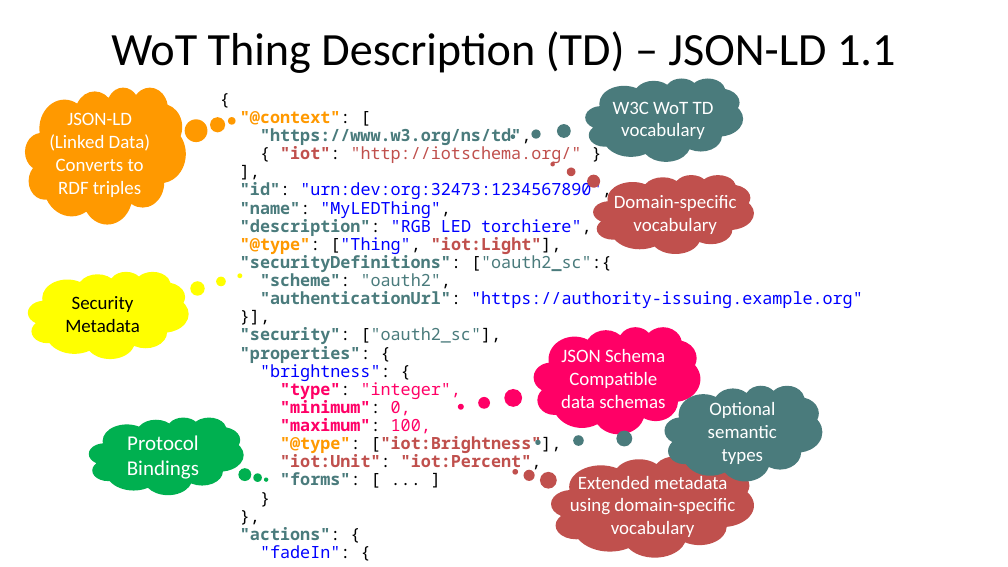
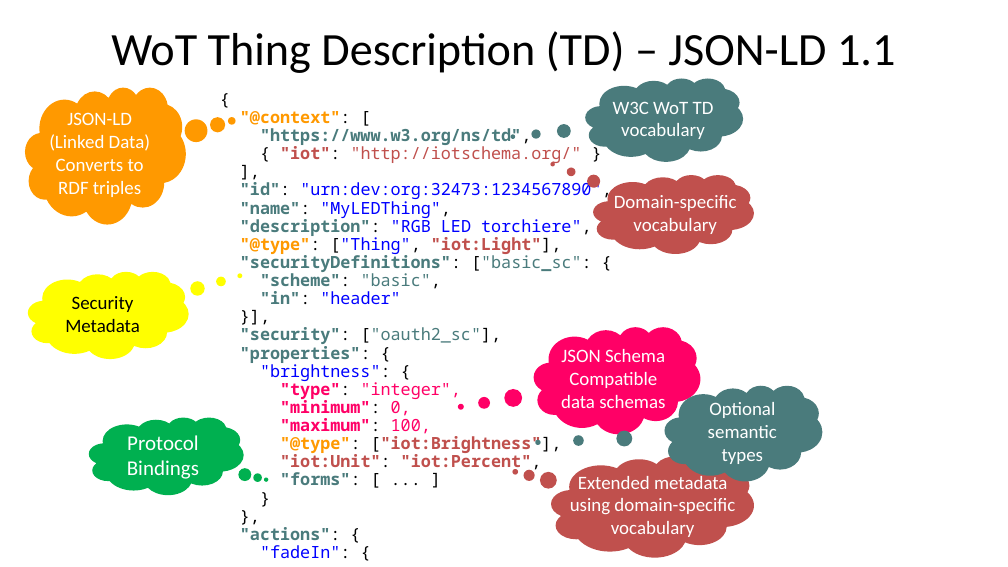
Before and after one commit to w3c/wot, a slide deck: slide 6 of PRESENTATIONS/wot-summary-and-roadmap-04-2019.pptx. Drawn at 1008x567 pixels with LibreOffice and Linux fonts; fonts in the diff are those of the drawing. Boxes give left, top, right and bottom in pixels: in the first picture for what was removed or moved away, otherwise in the second. Text is boxed around its words. In the diff, an @@ line names an element or a change of style, - is before the commit and + after.

```diff
--- a/PRESENTATIONS/wot-summary-and-roadmap-04-2019.pptx
+++ b/PRESENTATIONS/wot-summary-and-roadmap-04-2019.pptx
@@ text at [240,252,592,304]: text changed; bold on @@
-"securityDefinitions": ["oauth2_sc":{
-"scheme": "oauth2",
-"authenticationUrl": "https://authority-issuing.example.org"
+"securityDefinitions": ["basic_sc": {
+"scheme": "basic",
+"in": "header"
```
Also in this commit, not shown: 4 other slides changed.
